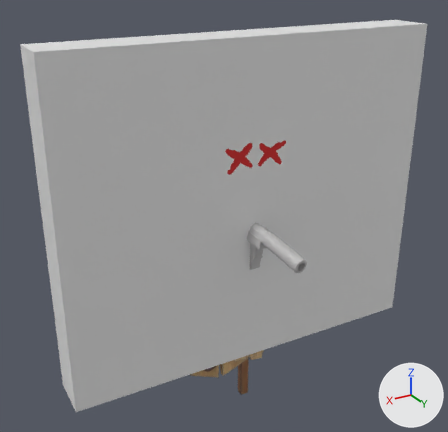
What one commit did to the glTF model assets/Target (11).glb.
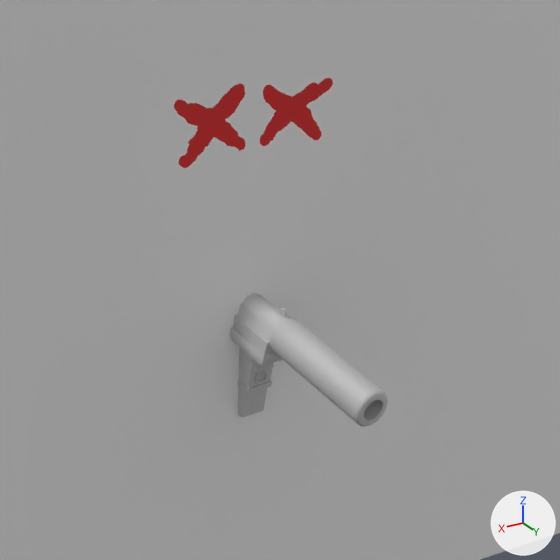
There are two pictures of each version: one whole from a camera (50 mm lens) standing at (-0.8, -89.24, 6.89) and looking at (-2.69, -92.39, 5.32), one close up on the part from 36% to 83% of the width and 26% to 75% of the height. Arrows for +X, +Y and +Z are at lower right; the lights stay in place. Where no turn or scale is listed for an object, it has been applied to the vertices.

In view in the first close-up: 'Cube', 'Dead.001', 'old_stylized_agent_pistol_handpainted'.
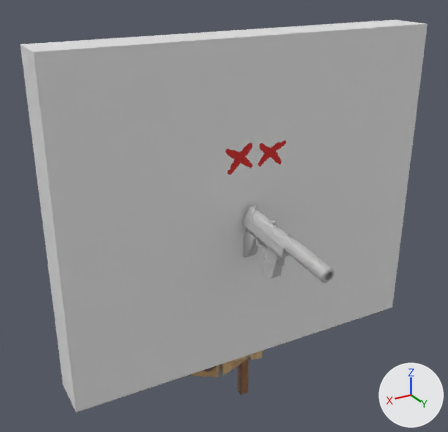
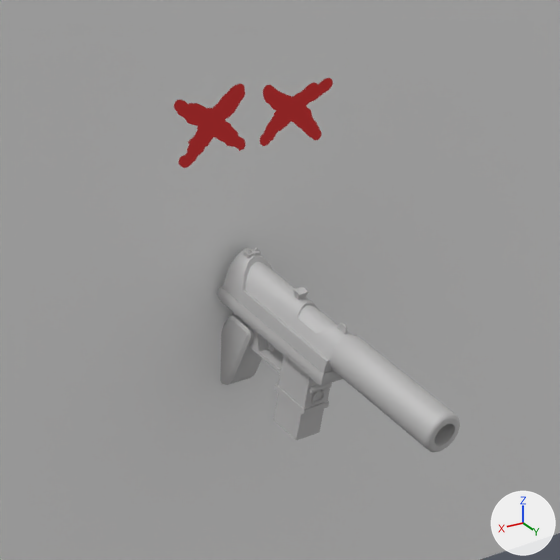
Location of each change, (x1, y1, x2, y2) in pixels of the close-ups (560 x 560 px):
'old_stylized_agent_pistol_handpainted', moved: before (230, 293, 388, 427); after (217, 247, 460, 452)

Patch to the scene script:
```diff
--- a/assets/Target (11).glb.py
+++ b/assets/Target (11).glb.py
@@ ob_old_stylized_agent_pistol_handpainted @@
 ob_old_stylized_agent_pistol_handpainted = bpy.data.objects.new('old_stylized_agent_pistol_handpainted', me_old_stylized_agent_pistol_handpainted)
-ob_old_stylized_agent_pistol_handpainted.location = (-2.886, -92.581, 5.082)
+ob_old_stylized_agent_pistol_handpainted.location = (-2.856, -92.298, 5.159)
```
